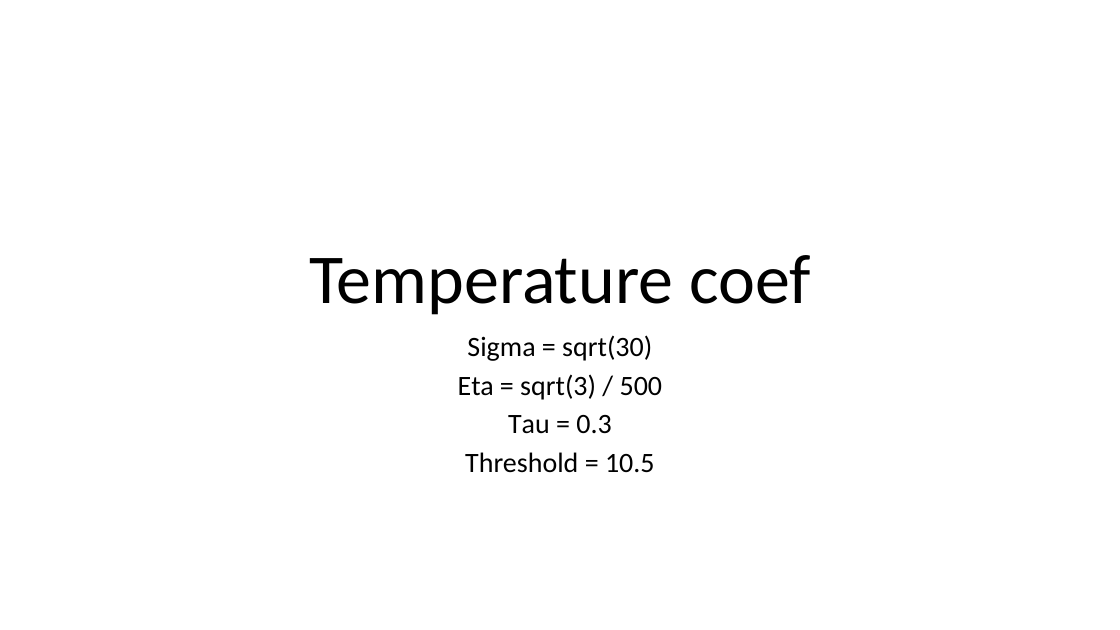
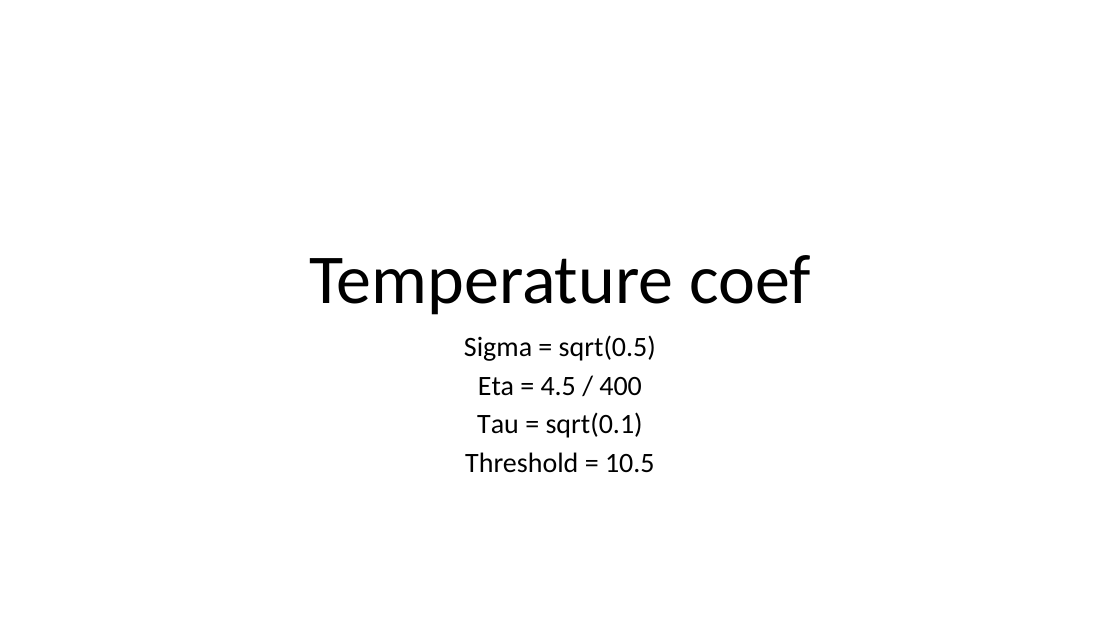
Before and after one commit to MASCOT-NTNU/Missions, a slide deck: slide 7 of Nidelva/Variogram/ChooseCoef.pptx. Drawn at 1120x630 pixels with LibreOffice and Linux fonts; fonts in the diff are those of the drawing. Boxes give left, top, right and bottom in pixels: in the first picture for what was removed or moved away, otherwise in the second. Text is boxed around its words. In the diff, an @@ line names an element or a change of style, - is before the commit and + after.

```diff
--- a/Nidelva/Variogram/ChooseCoef.pptx
+++ b/Nidelva/Variogram/ChooseCoef.pptx
@@ subtitle at bbox=[464, 335, 656, 438]: text changed @@
-Sigma = sqrt(30)
-Eta = sqrt(3) / 500
-Tau = 0.3
+Sigma = sqrt(0.5)
+Eta = 4.5 / 400
+Tau = sqrt(0.1)
```
Also in this commit, not shown: 1 other slide changed, 3 slides added, 8 other files.
